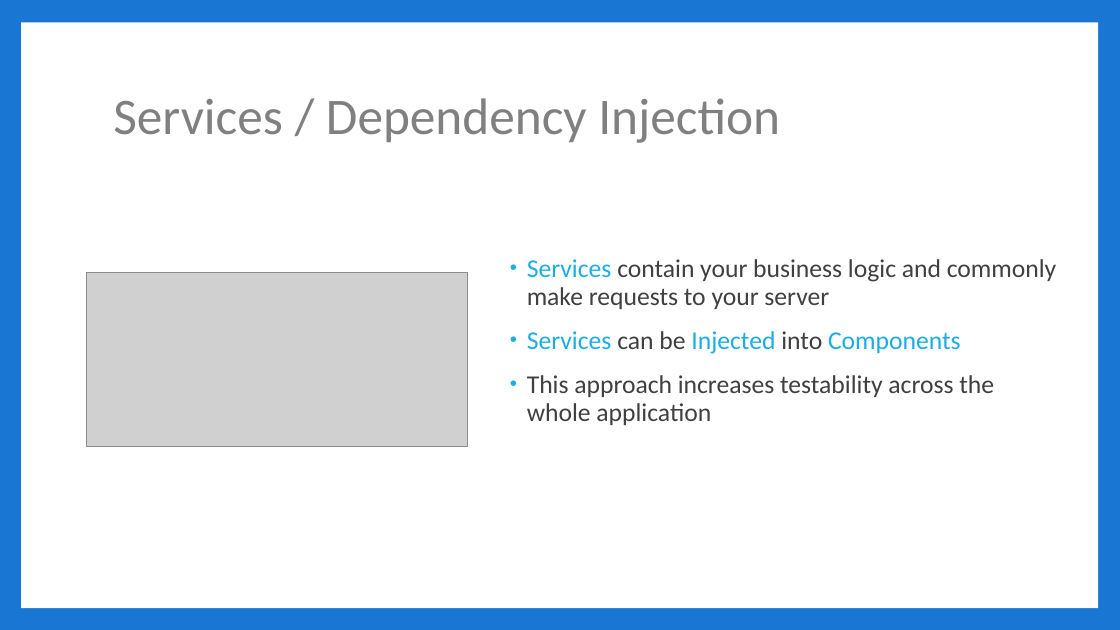
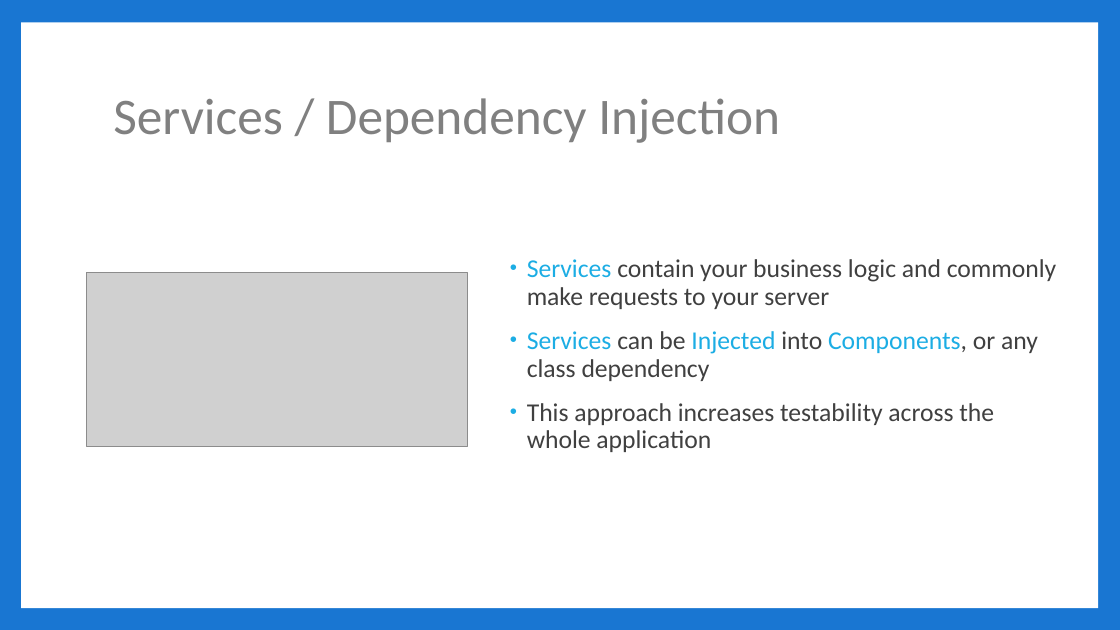
Before and after one commit to jbicks/angular2-demo, a slide deck: slide 6 of Angular2.pptx. Drawn at 1120x630 pixels with LibreOffice and Linux fonts; fonts in the diff are those of the drawing; grey boxes stand for pictures. Boxes give left, top, right and bottom in pixels: in the first picture for what was removed or moved away, otherwise in the second. Text is boxed around its words. In the diff, an @@ line names an element or a change of style, - is before the commit and + after.

```diff
--- a/Angular2.pptx
+++ b/Angular2.pptx
@@ text at <box>527,331,1038,381</box>: text changed; text colour #1CADE4 to #404040 @@
-• Services can be Injected into Components
+• Services can be Injected into Components, or any class dependency
```
Also in this commit, not shown: 7 other slides changed, 2 slides added, 2 other files.
